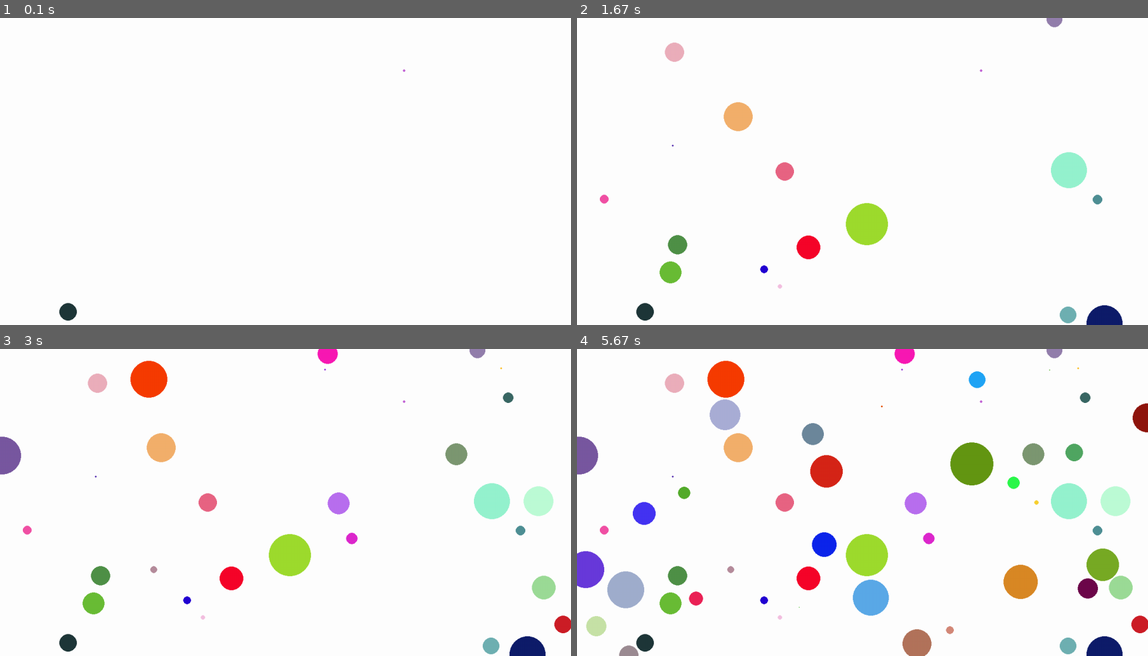
Above: before the commit, frames 1-4 (two rows, left to right).
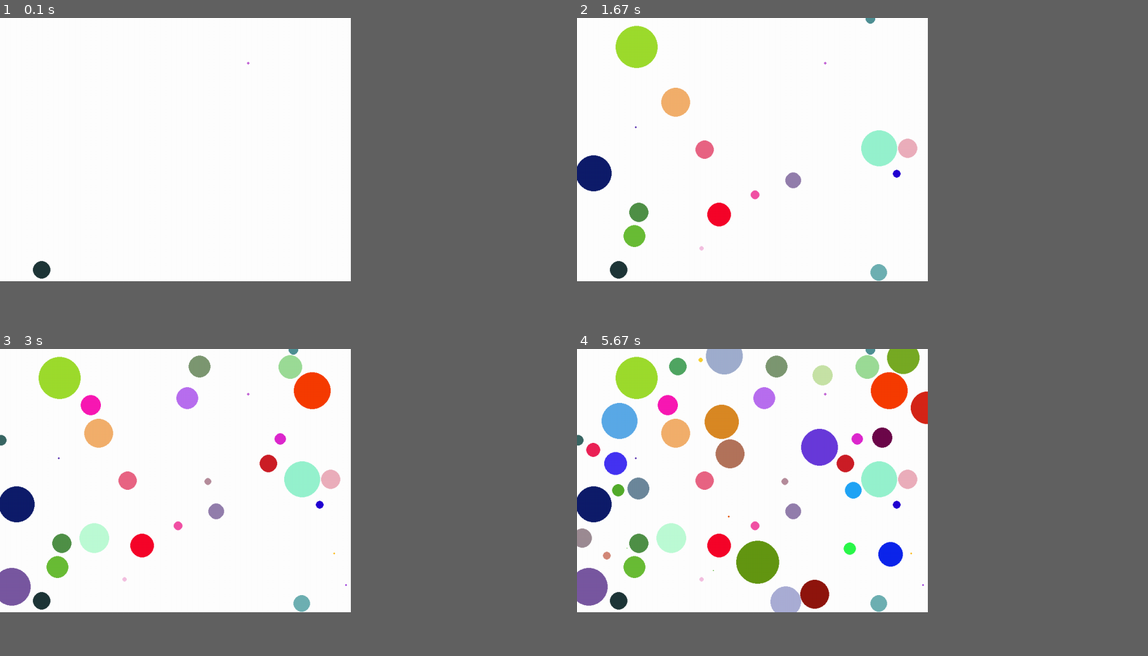
Above: after the commit, the same moments.

Repository: RScrusoe/PythonCodes
Game: pygame game, started from random circles using pygame.py
The game is run twice, just before and just after one commit, with the same random seed, the same clock (stepped at 60 frames per second) and the same inputs.
Inputs:
- Up to frame 1 (0.1 s): no input
- Up to frame 2 (1.67 s): no input
- Up to frame 3 (3 s): no input
- Up to frame 4 (5.67 s): no input
In our replay, the window is 900x484 before the commit and 553x415 after it. These sizes can differ from the game's own. Grey fills any space a smaller window leaves; there, only what the larger window draws over its background counts as a difference.

The runs differ from the first frame. In frame 1, 0.3% of the frame differs, in the area x 5-71%, y 14-99%; in frame 2, 7.4%; in frame 3, 13%; in frame 4, 24%, in the area x 0-100%, y 0-100%.

Commit message:
Lexicographic Order Permutations.py added

Diff:
--- /dev/null
+++ b/Lexicographic_Order (permutation).py
@@ -0,0 +1,47 @@
+import sys
+sys.setrecursionlimit(5000000)
+
+# Algo is here https://www.quora.com/How-would-you-explain-an-algorithm-that-generates-permutations-using-lexicographic-ordering
+
+
+def swap(a,x,y):
+	tmp = a[x]
+	a[x] = a[y]
+	a[y] = tmp
+	return a
+
+ct = 0
+l = [1,5,2,4,9,3]
+l.sort()
+
+# For total permutations use sorted list
+
+def permute(l):
+	global ct
+	ct+=1
+	largestX= -1
+
+	for i in range(len(l) - 1):
+
+		if l[i] < l[i+1]:
+			largestX = i
+
+	if largestX == -1:
+		print('Finished with total count = ' + str(ct))
+		return
+
+	largestY = -1
+	for j in range(largestX,len(l)):
+		if l[largestX] < l[j]:
+			largestY = j
+
+	l = swap(l,largestX,largestY)
+
+	nl = l[:largestX+1]
+
+	nl += l[largestX+1:][::-1]
+
+	print(nl)
+	permute(nl)
+
+permute(l)
--- /dev/null
+++ b/chaitanya_project_plot.py
@@ -0,0 +1,46 @@
+import matplotlib.pyplot as plt
+import matplotlib.animation as anim
+from matplotlib import style
+import random
+from mpl_toolkits.mplot3d import axes3d
+import numpy as np
+import csv
+
+file = open('aa.csv','r')
+reader = csv.reader(file)
+for row in reader:
+    pass
+    break
+
+x = [i for i in range(1,25)]
+y = [[] for i in range(7)]
+
+ct = 0
+
+
+for row in reader:
+    print(ct)
+    for i in range(len(row)):
+        if '#DIV/0!' in row[i]:
+            row[i] = 0
+    tmp = []
+    for i in range(34,55):
+        tmp.append(row[i])
+    #print(tmp)
+    #print(len(tmp))
+    row_n0 = 0
+    t = 0
+    for i in range(7):
+        y[t].append((float(tmp[row_n0]) + float(tmp[row_n0+1]) + float(tmp[row_n0+2]))/3)
+        row_n0 += 3
+        t+=1
+    ct += 1
+    if ct == 24:
+        break
+print(y)
+print(len(y[0]))
+
+for i in range(7):
+    plt.plot(x,y[i])
+plt.show()
+plt.legend()
--- /dev/null
+++ b/logarithmic spiral turtle draw.py
@@ -0,0 +1,17 @@
+
+import turtle               # allows us to use the turtles library
+import time
+wn = turtle.Screen()        # creates a graphics window
+t = turtle.Turtle()
+t.color("green")
+n=1
+tm=10
+for i in range(200):
+	t.right(tm)
+	tm-=0.03
+	t.forward(n)
+	n+=0.1
+
+
+
+time.sleep(2)
--- a/random circles using pygame.py
+++ b/random circles using pygame.py
@@ -4,27 +4,31 @@
 pygame.init()
 
 white = (255,255,255)
+width = 800
+height = 600
 
 running = 1
-gameDisplay = pygame.display.set_mode((1300,700))
+gameDisplay = pygame.display.set_mode((width,height))
 gameDisplay.fill(white)
 r = int(35*random.random())
-x = int(1300*random.random())
-y = int(700*random.random())
+x = int(width*random.random())
+y = int(height*random.random())
 def randomColor():
     return (255*random.random(),255*random.random(),255*random.random())
 pygame.draw.circle(gameDisplay, randomColor(), (x,y), r)
 l=[[x,y,r]]
-ct=75
+ct=0
 r = int(50*random.random())
-while ct>0:
+while 1:
+
     flag = 1
-    x = int(1300*random.random())
-    y = int(700*random.random())
+    x = int(width*random.random())
+    y = int(height*random.random())
     for i in l:
 
         d = ( (x-i[0])**2 + (y-i[1])**2 )**0.5
         if d < r+i[2]:
+
             flag = 0
             break
             #print(x,y,r, i, d,'   ',r+i[2])
@@ -33,10 +37,13 @@
     if flag:
         pygame.draw.circle(gameDisplay, randomColor(), (x,y), r)
         pygame.display.update()
+        ct+=1
+        print(ct)
         time.sleep(0.1)
         l.append([x,y,r])
-        ct-=1
+
         r = int(50*random.random())
+
 #print(l)
 
 
--- a/test.py
+++ b/test.py
@@ -44,6 +44,7 @@
     data = urllib.request.urlopen(req)
     soup = BeautifulSoup(data,'html.parser')
     return soup
+'''
 print("asdasdasd")
 url = 'https://twitter.com/GoogleFacts'
 soup = make_soup(url)
@@ -54,3 +55,25 @@
     print("##  ",end='')
     print(a.get_text())
 print('done!')
+'''
+
+
+next_url = 'https://en.wikipedia.org/wiki/Physics'
+
+heading = []
+
+while len(heading) < 25:
+    soup = make_soup(next_url)
+    for p in soup.findAll('div', {'id':'mw-content-text'}):
+        #print(p)
+        for a in p.findAll('span'):
+            x = a.find('a')
+            if x != None:
+
+
+                next_heading = x.get_text()
+                heading.append(next_heading)
+                print(next_heading,next_url)
+                next_url = 'https://en.wikipedia.org' + x['href']
+
+                break
--- /dev/null
+++ b/tree_drawing_turtle.py
@@ -0,0 +1,26 @@
+
+import turtle               # allows us to use the turtles library
+import time
+wn = turtle.Screen()        # creates a graphics window
+t = turtle.Turtle()
+
+def tree(n,bl):
+
+    if n>0:
+
+        t.forward(bl)
+        t.right(30)
+        tree(n-1,bl-5)
+        t.left(60)
+        tree(n-1,bl-5)
+        t.right(30)
+        t.backward(bl)
+
+branchLen = 75
+t.left(90)
+t.up()
+t.backward(100)
+t.down()
+t.color("green")
+tree(6,branchLen)
+time.sleep(5)
